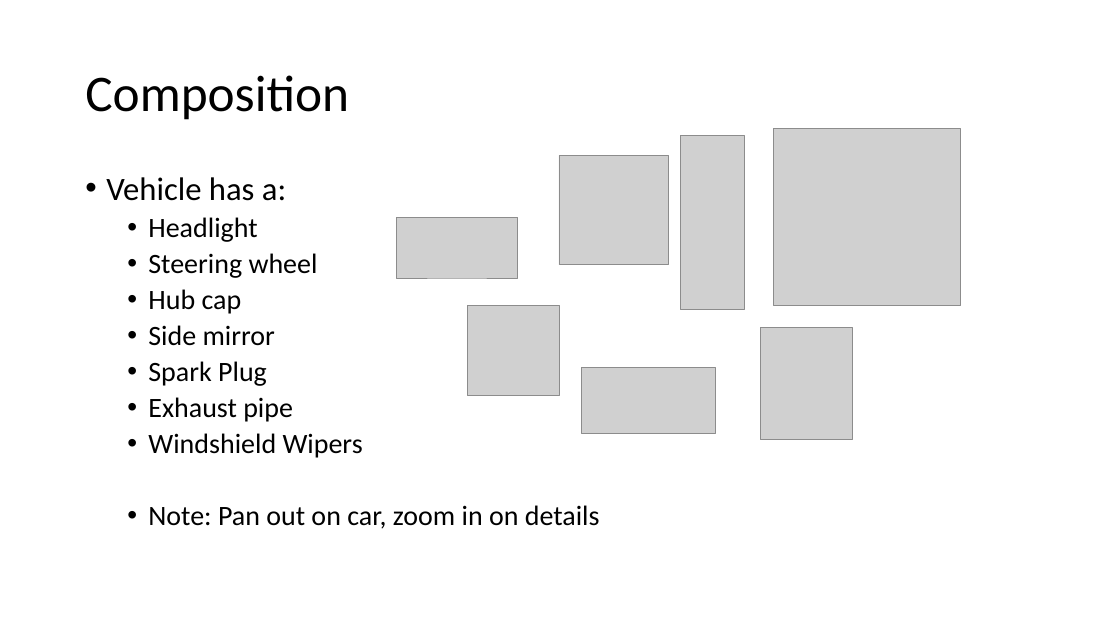
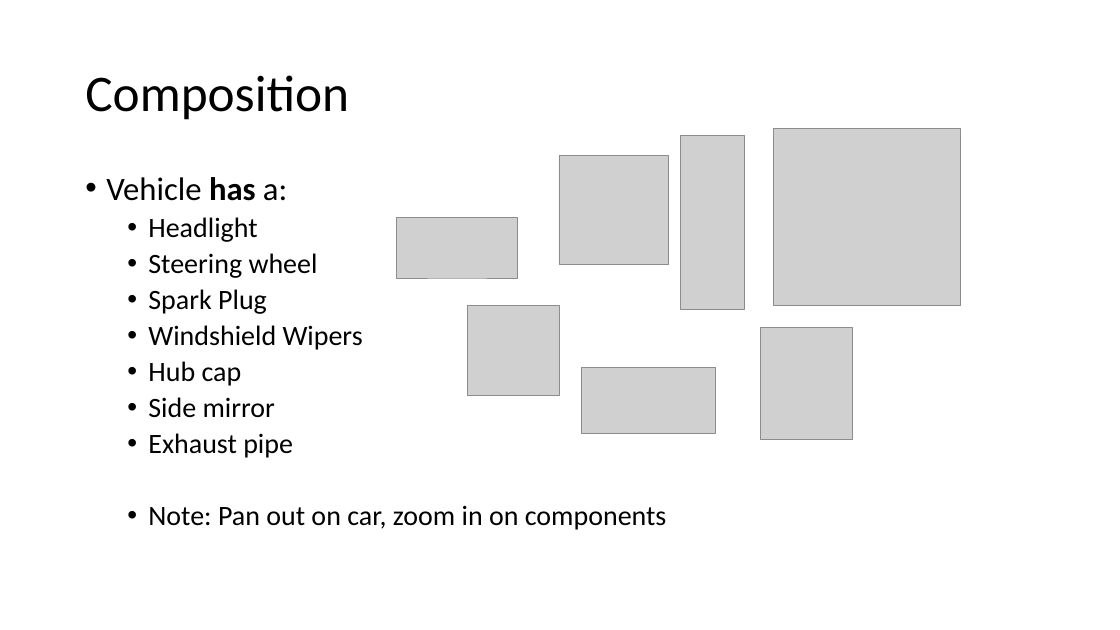
Before and after one commit to mcjavabootcamp/CourseWiki, a slide deck: slide 15 of TeachingMaterials/Object Oriented Programming.pptx (slide 16 before the commit). Drawn at 1120x630 pixels with LibreOffice and Linux fonts; fonts in the diff are those of the drawing; grey boxes stand for pictures. Boxes give left, top, right and bottom in pixels: in the first picture for what was removed or moved away, otherwise in the second. Text is boxed around its words. In the diff, an @@ line names an element or a change of style, - is before the commit and + after.

```diff
--- a/TeachingMaterials/Object Oriented Programming.pptx
+++ b/TeachingMaterials/Object Oriented Programming.pptx
@@ text at [106, 177, 287, 201]: bold on in "has" @@
@@ text at [148, 289, 363, 350]: paragraphs added @@
+  • Spark Plug
+  • Windshield Wipers
@@ text at [148, 361, 267, 386]: paragraph removed @@
-  • Spark Plug
@@ text at [148, 505, 667, 530]: text changed @@
-  • Windshield Wipers
-  • Note: Pan out on car, zoom in on details
+  • Note: Pan out on car, zoom in on components
```
Also in this commit, not shown: 5 other slides changed, 5 slides added, 2 slides removed.
